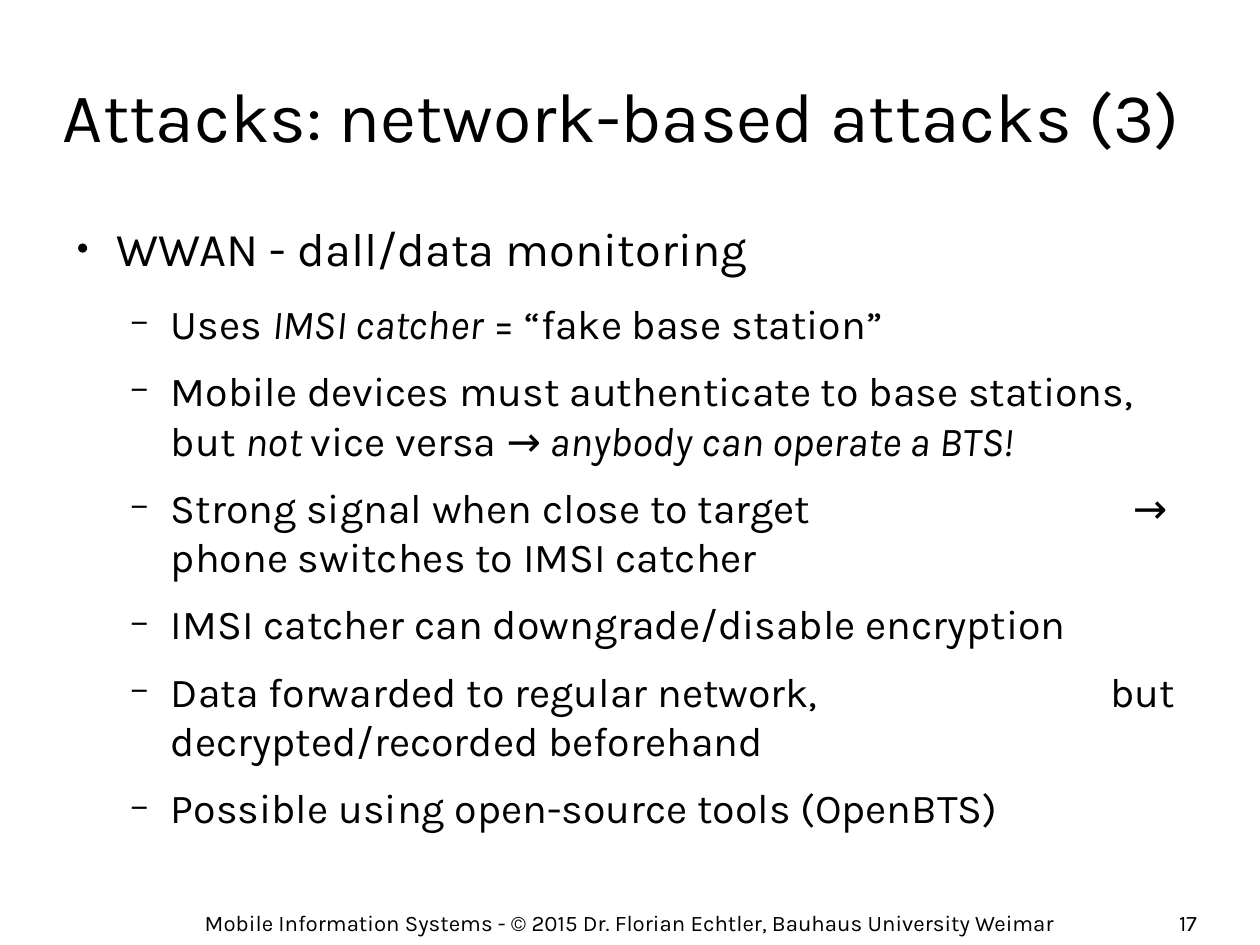
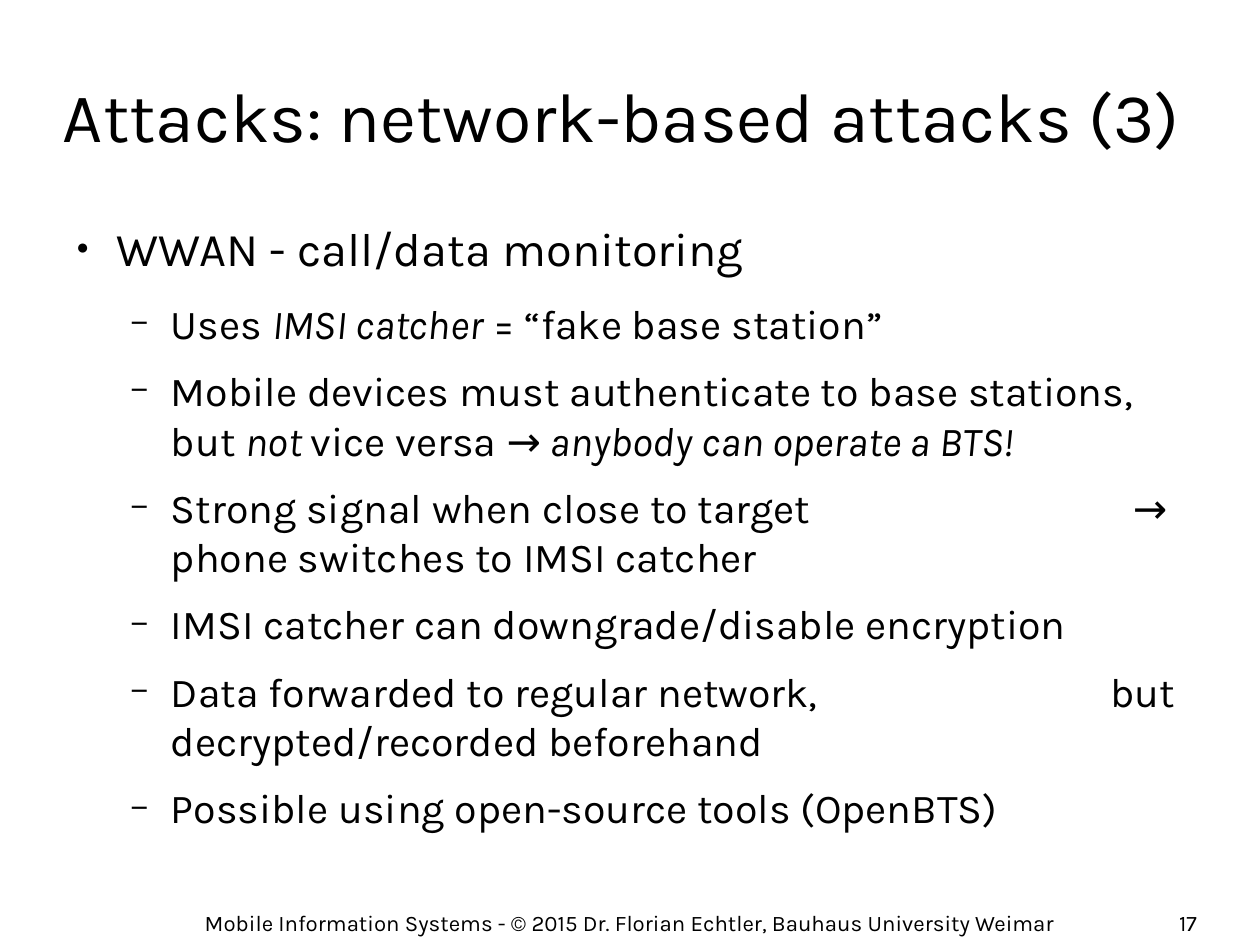
Before and after one commit to floe/mobile-information-systems, a slide deck: slide 17 of 07-privacy-security.odp. Drawn at 1260x945 pixels with LibreOffice and Linux fonts; fonts in the diff are those of the drawing; background and template pictures are left out. Boxes give left, top, right and bottom in pixels: in the first picture for what was removed or moved away, otherwise in the second. Text is boxed around its words. In the diff, an @@ line names an element or a change of style, - is before the commit and + after.

```diff
--- a/07-privacy-security.odp
+++ b/07-privacy-security.odp
@@ text at (117, 231, 743, 277): text changed @@
-● WWAN - dall/data monitoring
+● WWAN - call/data monitoring
```
Also in this commit, not shown: 1 other slide changed, 1 slide added, 1 slide removed.
